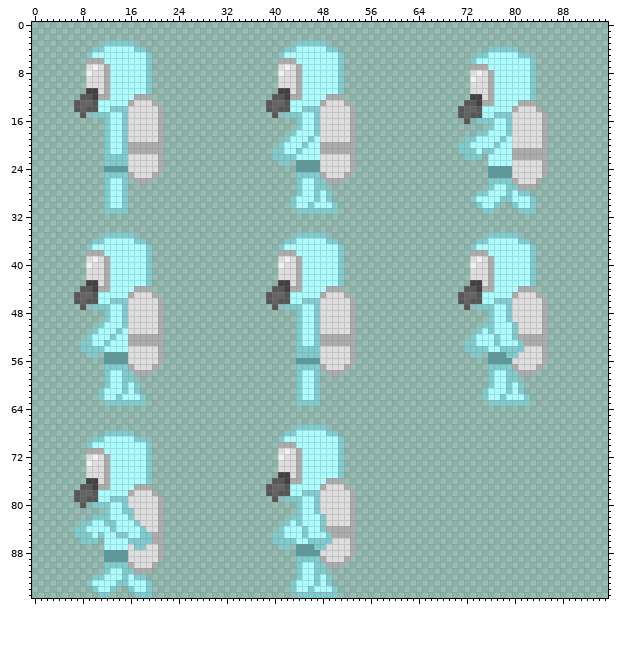
A sprite sheet gets an edit: The Beauty Planet/Assets/Art/Player/WalkLeft.png. The picture above was drawn from the file before the commit.
The file is 96x96 pixels.
And afterwards:
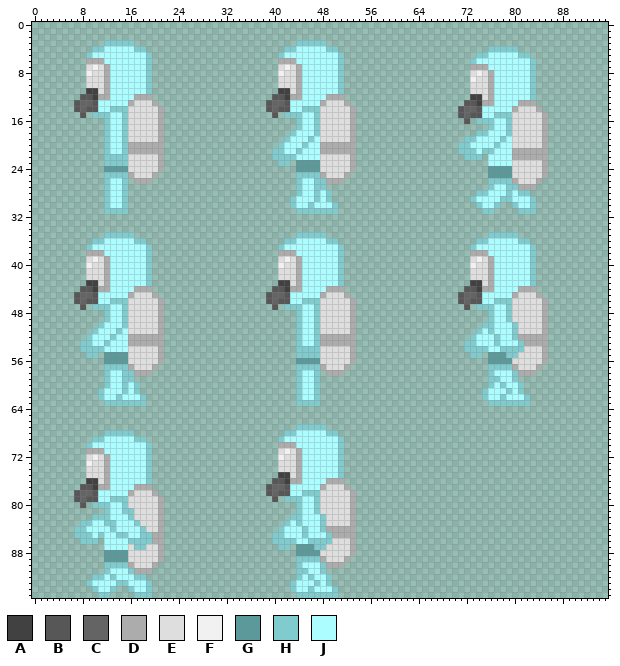
Palette (. is transparent): A #414141  B #575757  C #646464  D #acacac  E #dedede  F #f1f1f1  G #5c999b  H #80cbcd  J #abfdff
Diff:
@@ x 75..81 @@
 57 .HHHHDE
-58 .HJJHHD
-59 .HJJHH.
-60 .HJJHJH
+58 .HJJJHD
+59 .HHJJH.
+60 .HJHJJH
 61 HJJJHJH
@@ x 11..49 @@
 89 .GGGGEEEEED......................HHHHDE
-90 .HHHHDEEED.......................HJJHHD
-91 .HJJHHDDD........................HJJHH.
-92 HJJJHJHH.........................HJJHJH
+90 .HHHHDEEED.......................HJJJHD
+91 .HJJJHDDD........................HHJJH.
+92 HJHJJJHH.........................HJHJJH
 93 JJJHHJJJH.......................HJJJHJH
Pixel boxes of the changes (left, top, right, bottom) in both pictures:
changed: (494, 370, 512, 388)
changed: (302, 562, 320, 580)
changed: (110, 568, 128, 580)
